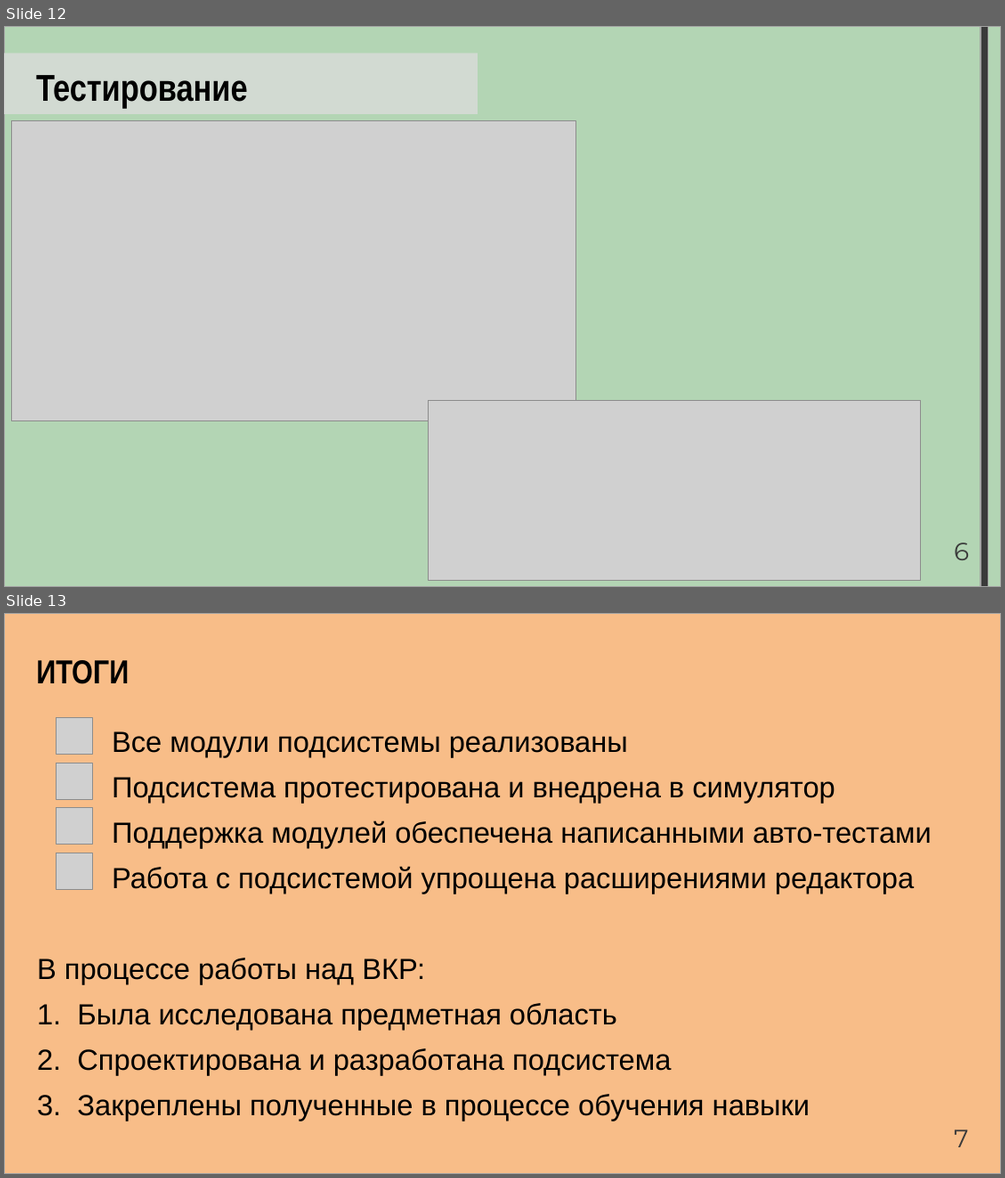
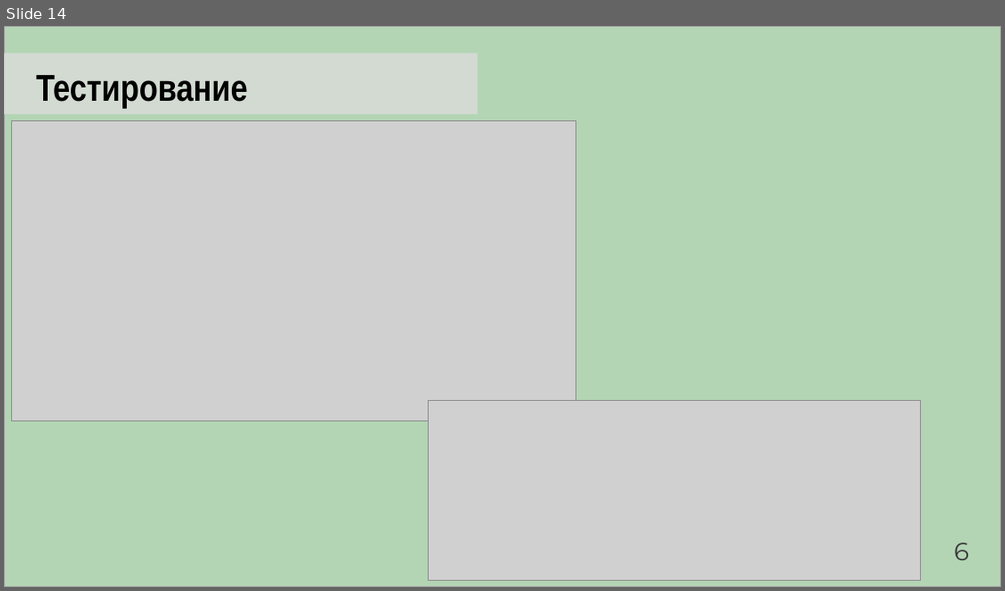
Before and after one commit to Artemor31/Files, a slide deck: Готовые части/NormPreza.pptx. Shown one above the other, each under a label of ours: slides 12 and 13 before the commit, slide 14 after it. The pictures are 1005x1178 and 1005x591 pixels, drawn with LibreOffice and Linux fonts; fonts in the diff are those of the drawing; grey boxes stand for pictures. Boxes give left, top, right and bottom in pixels: in the first picture for what was removed or moved away, otherwise in the second. Text is boxed around its words. In the diff, an @@ line names an element or a change of style, - is before the commit and + after.

```diff
--- a/Готовые части/NormPreza.pptx
+++ b/Готовые части/NormPreza.pptx
@@ slide 13 removed at (4, 613, 1001, 1174), background #FFFFFF @@
@@ rectangle removed at (4, 613, 1001, 1174) @@
@@ text removed at (36, 660, 129, 684) @@
-ИТОГИ
@@ picture removed at (57, 718, 93, 755) @@
@@ text removed at (37, 731, 931, 1120) @@
-Все модули подсистемы реализованы
-Подсистема протестирована и внедрена в симулятор
-Поддержка модулей обеспечена написанными авто-тестами
-Работа с подсистемой упрощена расширениями редактора
-В процессе работы над ВКР:
-1. Была исследована предметная область
-2. Спроектирована и разработана подсистема
-3. Закреплены полученные в процессе обучения навыки
@@ picture removed at (57, 763, 93, 799) @@
@@ picture removed at (57, 807, 93, 844) @@
@@ picture removed at (57, 853, 93, 890) @@
@@ text removed at (954, 1129, 968, 1147) @@
-7
@@ what was slide 12 is now slide 14 @@
@@ slide 14 changed as well @@
@@ rectangle removed at (980, 26, 988, 587) @@
```
Also in this commit, not shown: 11 other slides changed, 4 slides added.
